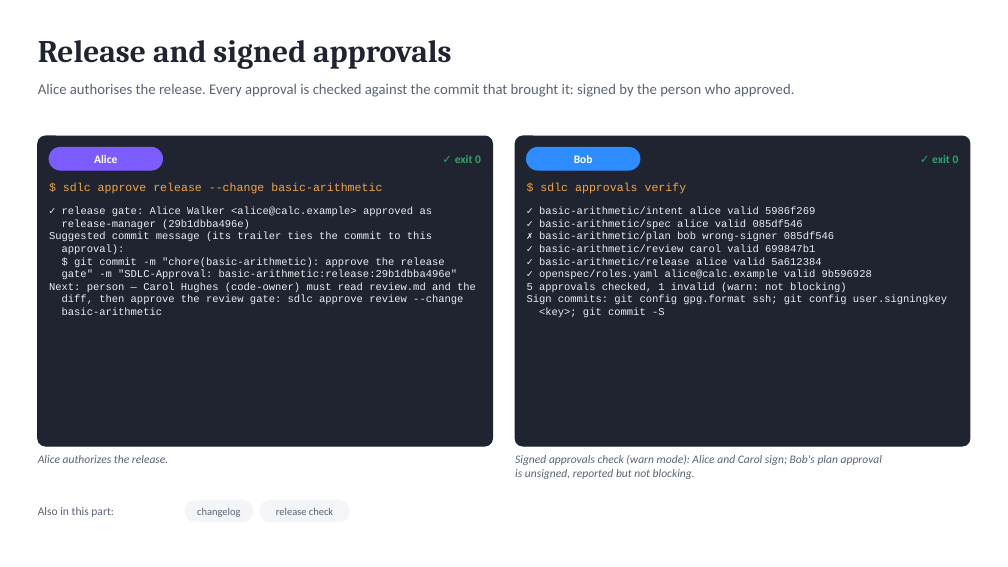
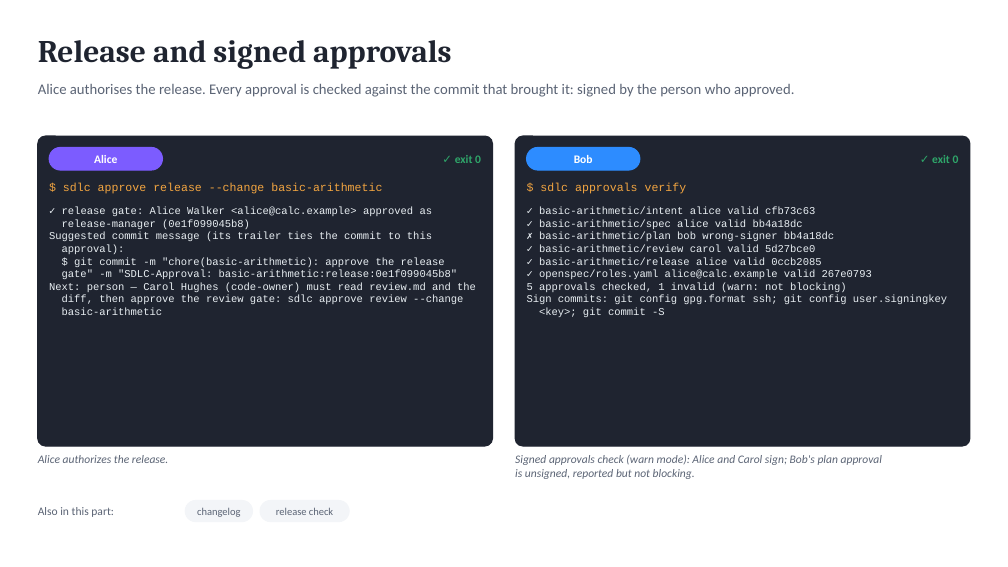
Before and after one commit to marin-ai-tech/sdlc, a slide deck: slide 13 of docs/demo/sdlc-calculator-demo.en.pptx. Drawn at 1008x567 pixels with LibreOffice and Linux fonts; fonts in the diff are those of the drawing. Boxes give left, top, right and bottom in pixels: in the first picture for what was removed or moved away, otherwise in the second. Text is boxed around its words. In the diff, an @@ line names an element or a change of style, - is before the commit and + after.

```diff
--- a/docs/demo/sdlc-calculator-demo.en.pptx
+++ b/docs/demo/sdlc-calculator-demo.en.pptx
@@ text at [539, 207, 872, 279]: text changed @@
-✓ basic-arithmetic/intent alice valid 5986f269
-✓ basic-arithmetic/spec alice valid 085df546
-✗ basic-arithmetic/plan bob wrong-signer 085df546
-✓ basic-arithmetic/review carol valid 699847b1
-✓ basic-arithmetic/release alice valid 5a612384
-✓ openspec/roles.yaml alice@calc.example valid 9b596928
+✓ basic-arithmetic/intent alice valid cfb73c63
+✓ basic-arithmetic/spec alice valid bb4a18dc
+✗ basic-arithmetic/plan bob wrong-signer bb4a18dc
+✓ basic-arithmetic/review carol valid 5d27bce0
+✓ basic-arithmetic/release alice valid 0ccb2085
+✓ openspec/roles.yaml alice@calc.example valid 267e0793
@@ text at [62, 220, 250, 229]: text changed @@
-release-manager (29b1dbba496e)
+release-manager (0e1f099045b8)
@@ text at [62, 270, 458, 279]: text changed @@
-gate" -m "SDLC-Approval: basic-arithmetic:release:29b1dbba496e"
+gate" -m "SDLC-Approval: basic-arithmetic:release:0e1f099045b8"
```
Also in this commit, not shown: 4 other slides changed, 37 other files.
